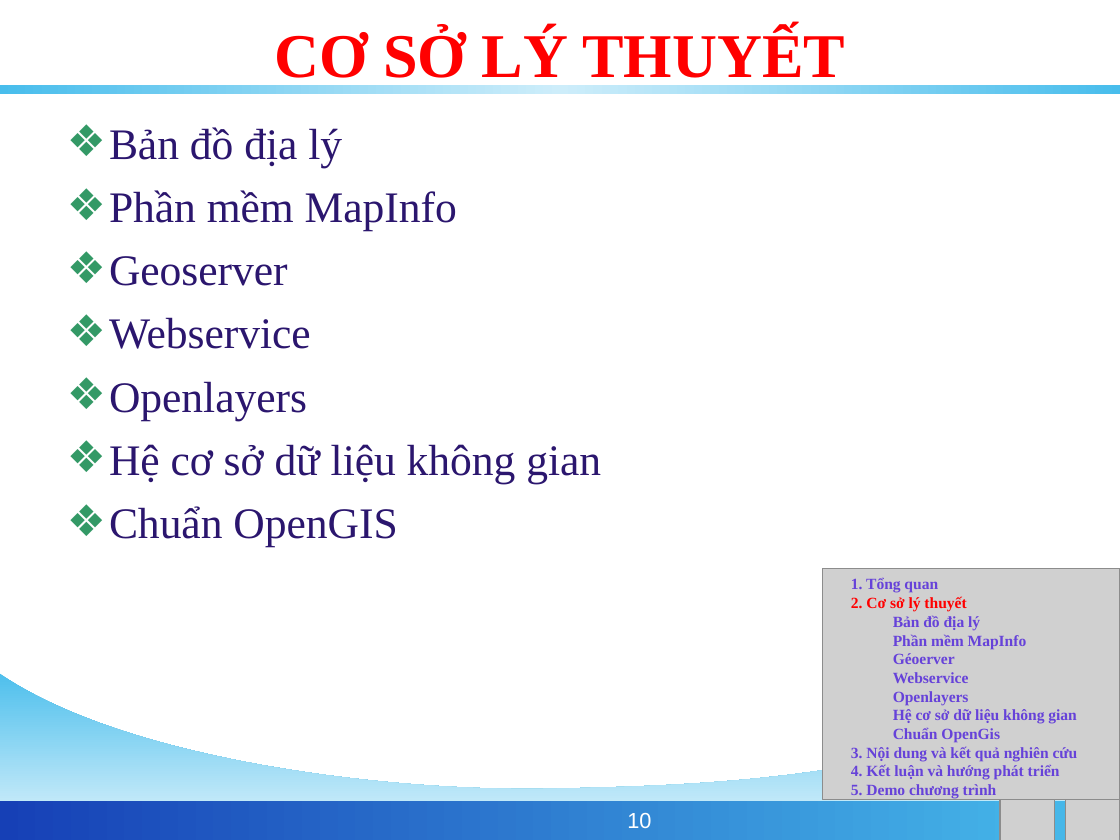
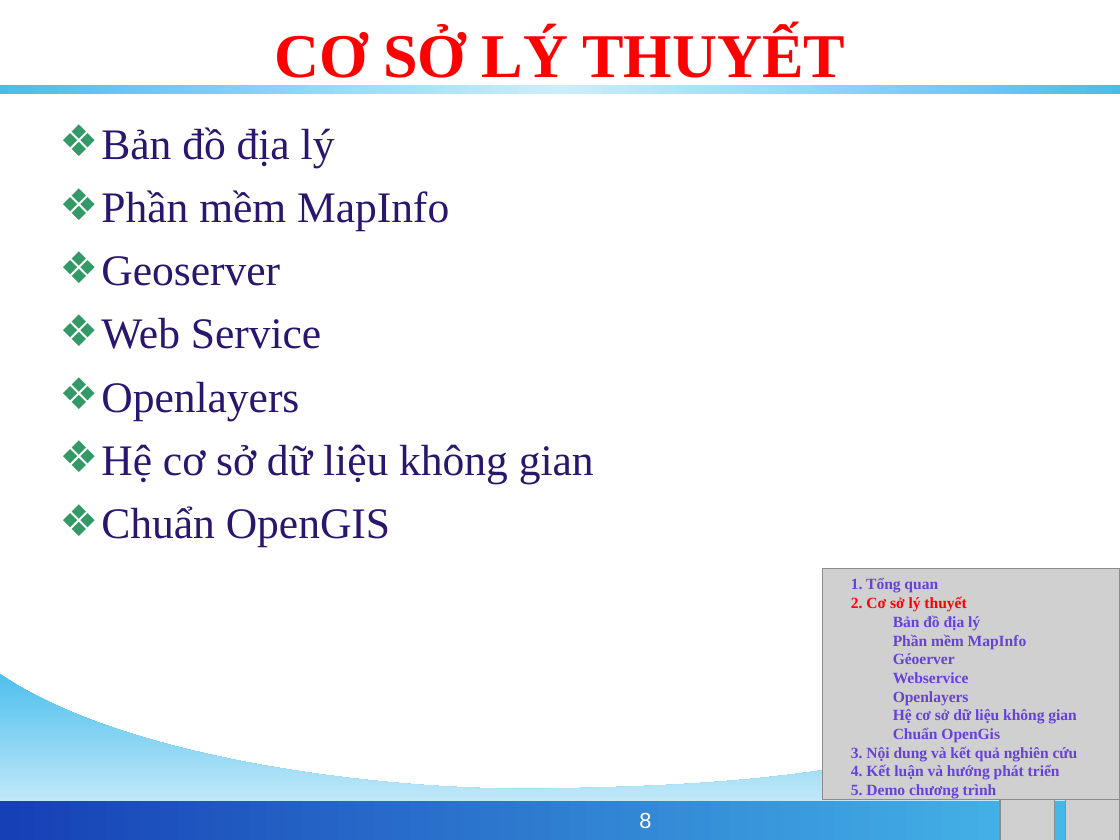
Before and after one commit to phamngsinh/cantho-webgis, a slide deck: slide 8 of Document/Bao Cao/BaoCaoLuanVan.ppt (slide 10 before the commit). Drawn at 1120x840 pixels with LibreOffice and Linux fonts; fonts in the diff are those of the drawing; grey boxes stand for pictures; background and template pictures are left out. Boxes give left, top, right and bottom in pixels: in the first picture for what was removed or moved away, otherwise in the second. Text is boxed around its words. In the diff, an @@ line names an element or a change of style, - is before the commit and + after.

```diff
--- a/Document/Bao Cao/BaoCaoLuanVan.ppt
+++ b/Document/Bao Cao/BaoCaoLuanVan.ppt
@@ text "Bản đồ địa lý" moved from (x1=109, y1=127, x2=601, y2=547) to (x1=101, y1=127, x2=594, y2=547) @@
@@ text at (x1=101, y1=317, x2=321, y2=349): text changed @@
-❖ Webservice
+❖ Web Service
@@ page number at (x1=639, y1=813, x2=651, y2=828): text changed @@
-10
+8
```
Also in this commit, not shown: 7 other slides changed, 1 slide added, 2 slides removed.
